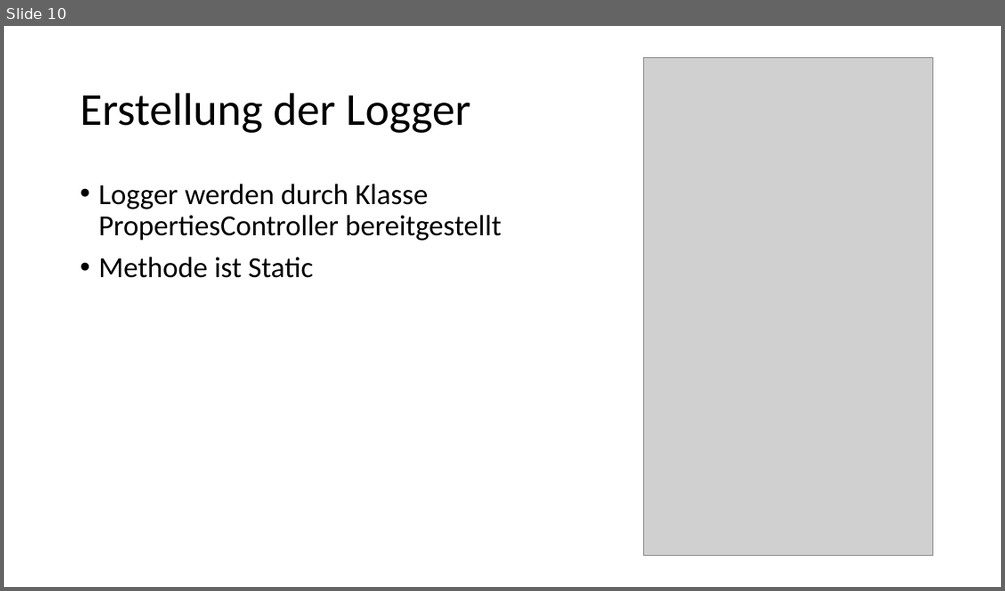
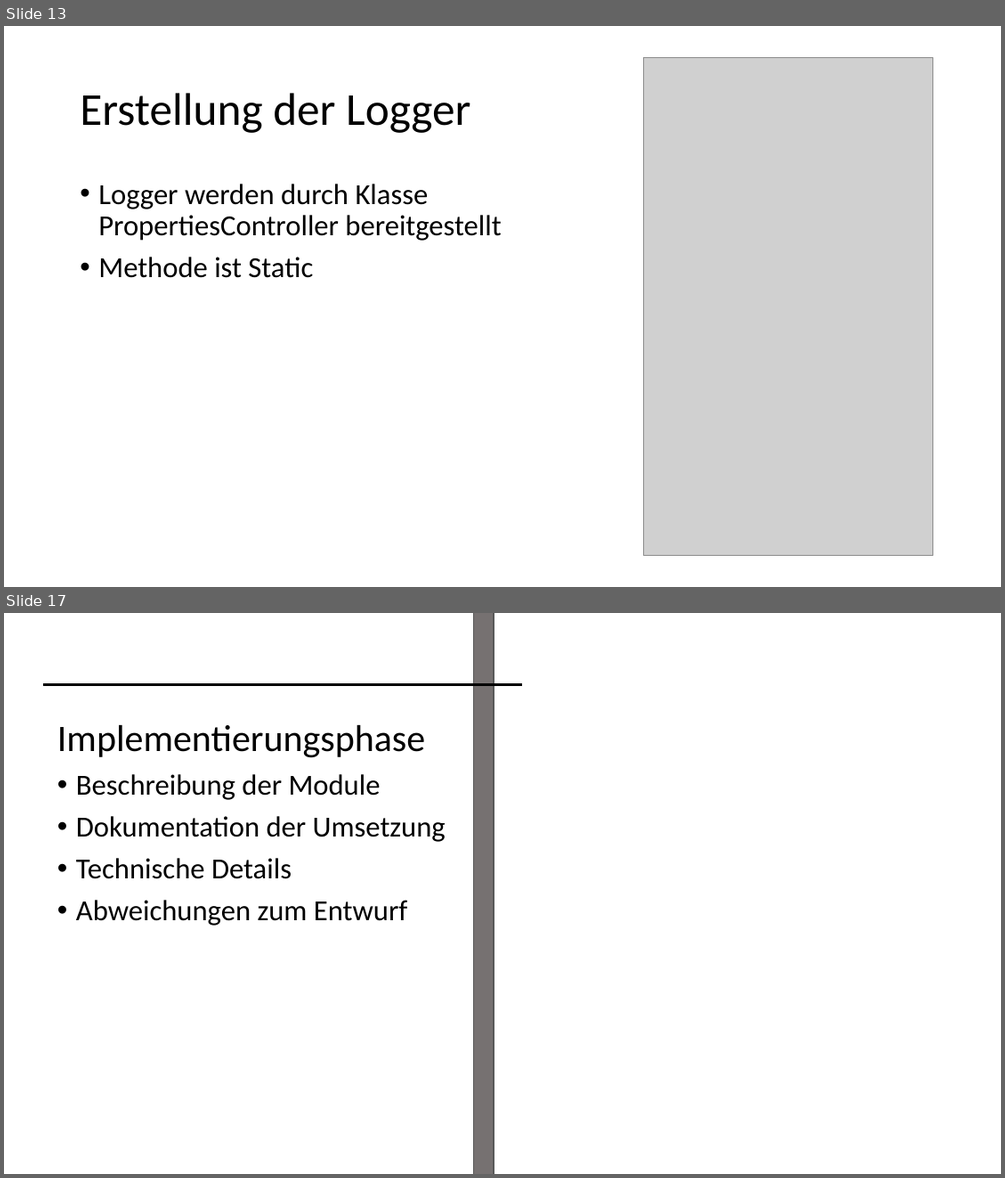
Before and after one commit to Menschomat/fancyYooloo, a slide deck: docs/Dokumentation/luzius/luzius.pptx. Shown one above the other, each under a label of ours: slide 10 before the commit, slides 13 and 17 after it; the slides between them are not shown. The pictures are 1005x591 and 1005x1178 pixels, drawn with LibreOffice and Linux fonts; fonts in the diff are those of the drawing; grey boxes stand for pictures. Boxes give left, top, right and bottom in pixels: in the first picture for what was removed or moved away, otherwise in the second. Text is boxed around its words. In the diff, an @@ line names an element or a change of style, - is before the commit and + after.

```diff
--- a/docs/Dokumentation/luzius/luzius.pptx
+++ b/docs/Dokumentation/luzius/luzius.pptx
@@ slide 17 added at box(4, 613, 1001, 1174), background #FFFFFF @@
@@ rectangle added at box(474, 613, 494, 1174), fill #767171, outline #595959 1 pt @@
@@ line added from (44, 685) to (522, 685), #000000 2.25 pt @@
@@ text added at box(57, 725, 445, 925), 28 pt, text #000000 @@
+Implementierungsphase
+• Beschreibung der Module
+• Dokumentation der Umsetzung
+• Technische Details
+• Abweichungen zum Entwurf
@@ what was slide 10 is now slide 13 @@
```
Also in this commit, not shown: 7 other slides added, 5 other files.
